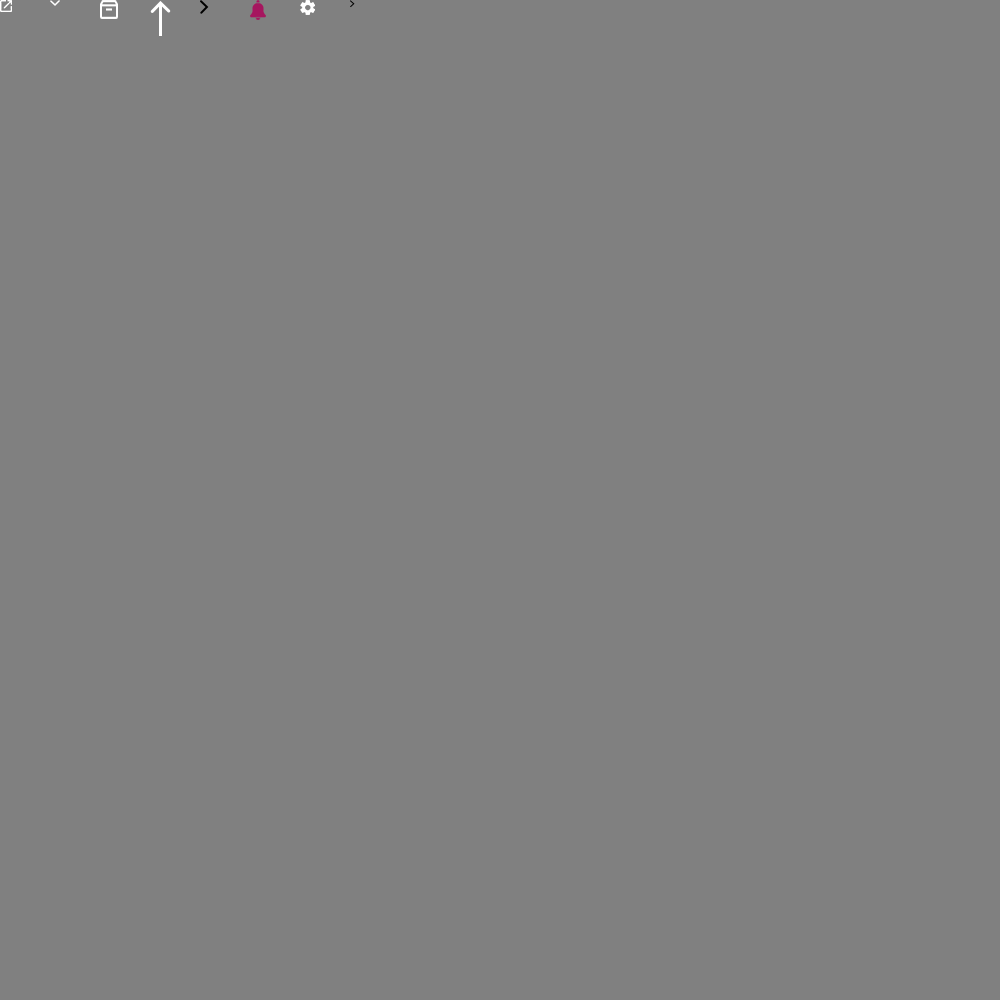
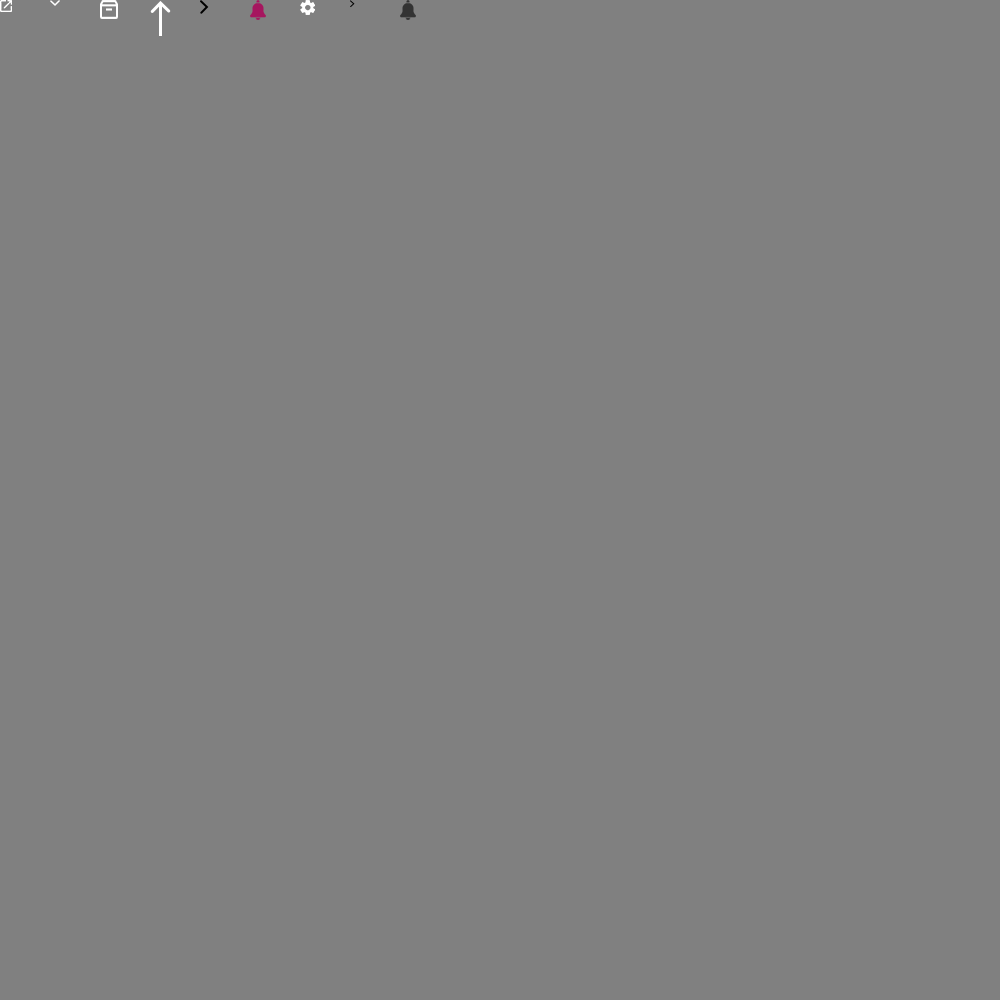
Before/after of a (1000, 1000) layered artwork. What changed in the layer stack:
added layer "레이어 11" in group "그룹 1" over [400, 0, 416, 20]
